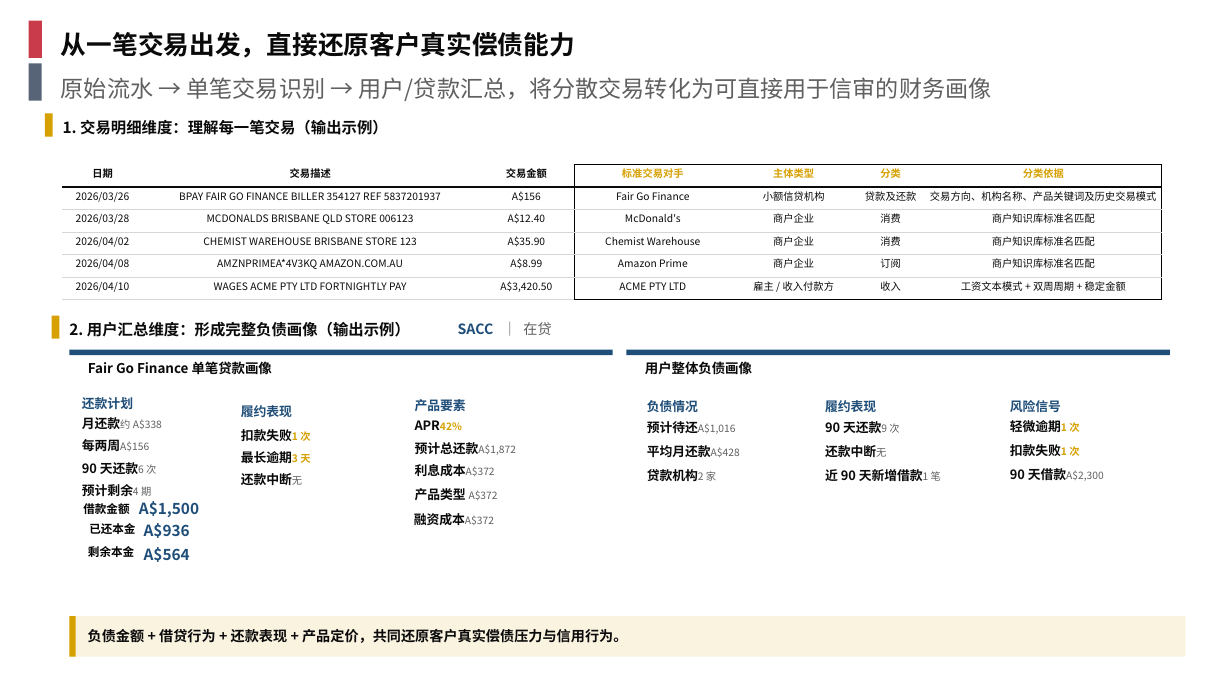
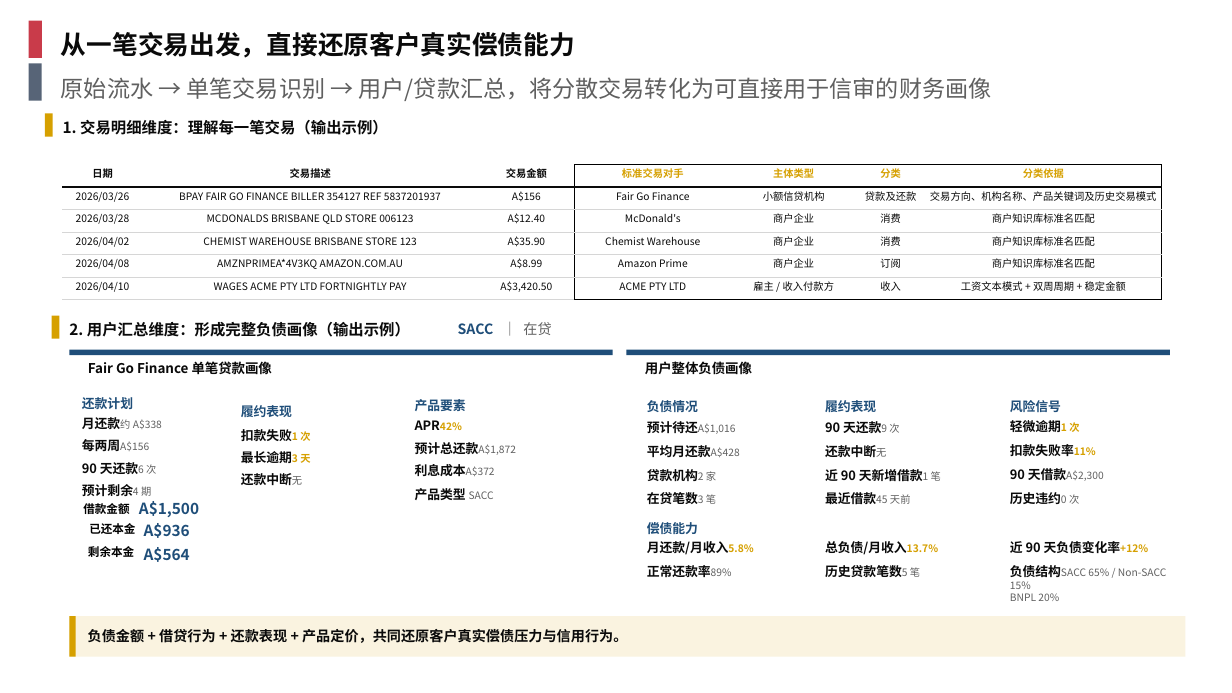
Before and after one commit to EliamZhang/AI-report-materials---August-13th, a slide deck: slide 2 of 银行流水分享_V2.0.pptx. Drawn at 1232x693 pixels with LibreOffice and Linux fonts; fonts in the diff are those of the drawing; background and template pictures are left out. Boxes give left, top, right and bottom in pixels: in the first picture for what was removed or moved away, otherwise in the second. Text is boxed around its words. In the diff, an @@ line names an element or a change of style, - is before the commit and + after.

```diff
--- a/银行流水分享_V2.0.pptx
+++ b/银行流水分享_V2.0.pptx
@@ text at bbox=[1010, 444, 1096, 456]: text changed @@
-扣款失败1 次
+扣款失败率11%
@@ text at bbox=[415, 488, 494, 500]: text changed; size 8 to 10 pt; text colour #606060 to #0A0A0A; bold on @@
-产品类型 A$372
+产品类型 SACC
@@ text added at bbox=[647, 492, 716, 504], 10 pt, text #0A0A0A, bold @@
+在贷笔数3 笔
@@ text added at bbox=[825, 492, 911, 504], 10 pt, text #0A0A0A, bold @@
+最近借款45 天前
@@ text added at bbox=[1010, 492, 1079, 504], 10 pt, text #0A0A0A, bold @@
+历史违约0 次
@@ text removed at bbox=[414, 513, 494, 525] @@
-融资成本A$372
@@ text added at bbox=[647, 522, 698, 534], 10 pt, text #1F4E79, bold @@
+偿债能力
@@ text added at bbox=[647, 541, 753, 555], 10 pt, text #0A0A0A, bold @@
+月还款/月收入5.8%
@@ text added at bbox=[647, 565, 732, 577], 10 pt, text #0A0A0A, bold @@
+正常还款率89%
@@ text added at bbox=[825, 541, 938, 555], 10 pt, text #0A0A0A, bold @@
+总负债/月收入13.7%
@@ text added at bbox=[825, 565, 920, 577], 10 pt, text #0A0A0A, bold @@
+历史贷款笔数5 笔
@@ text added at bbox=[1010, 541, 1148, 553], 10 pt, text #0A0A0A, bold @@
+近 90 天负债变化率+12%
@@ text added at bbox=[1010, 565, 1166, 601], 8 pt, text #606060 @@
+负债结构SACC 65% / Non-SACC 15%
+BNPL 20%
```
Also in this commit, not shown: 1 other file.
